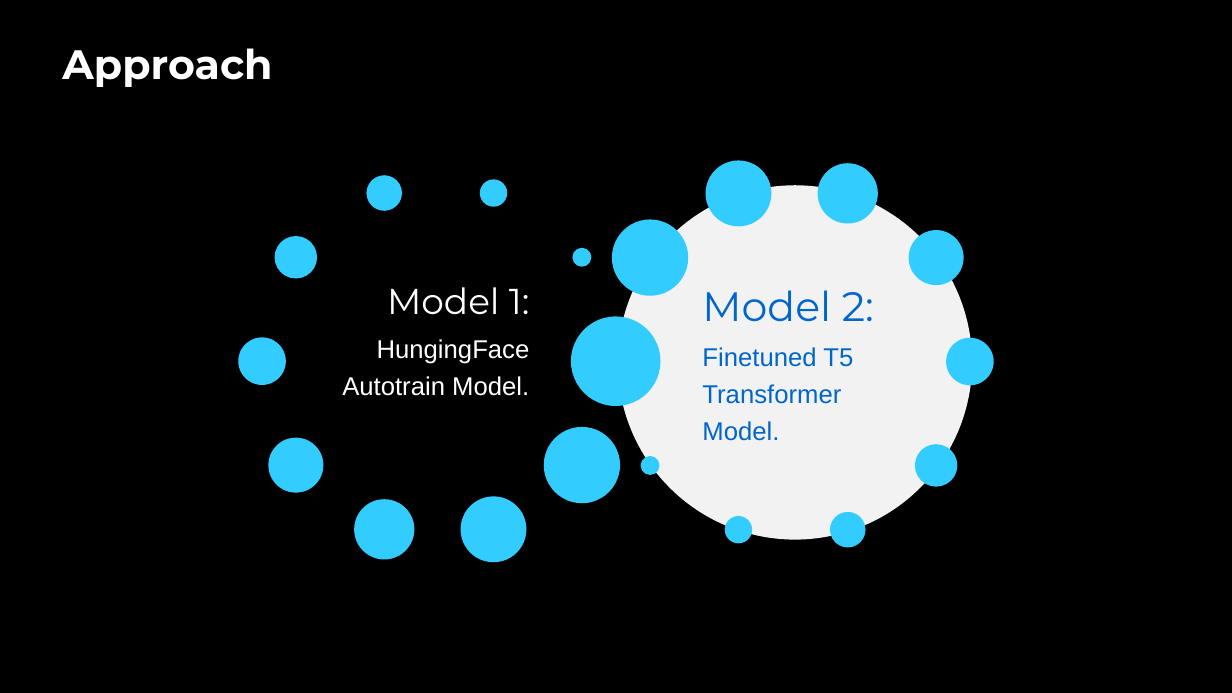
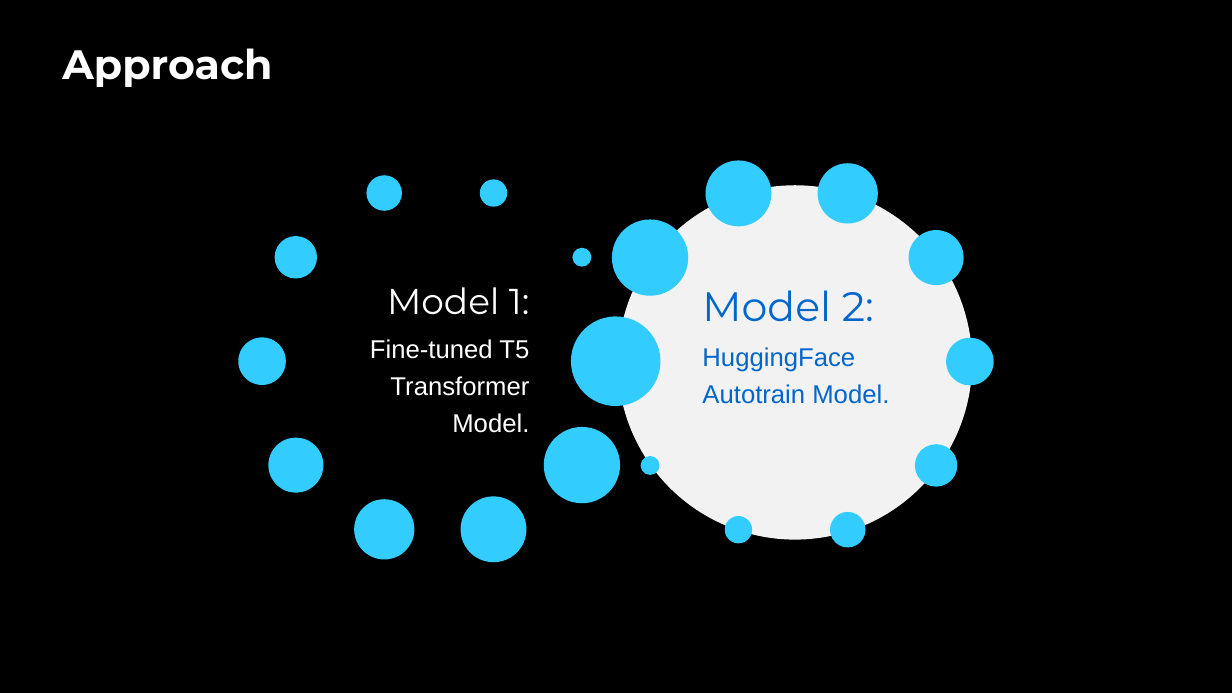
Before and after one commit to victorlifan/sone_title_generation, a slide deck: slide 4 of text_generate.pptx. Drawn at 1232x693 pixels with LibreOffice and Linux fonts; fonts in the diff are those of the drawing; background and template pictures are left out. Boxes give left, top, right and bottom in pixels: in the first picture for what was removed or moved away, otherwise in the second. Text is boxed around its words. In the diff, an @@ line names an element or a change of style, - is before the commit and + after.

```diff
--- a/text_generate.pptx
+++ b/text_generate.pptx
@@ text at <box>370,339,529,433</box>: text changed @@
-HungingFace Autotrain Model.
+Fine-tuned T5 Transformer Model.
@@ text at <box>702,347,889,404</box>: text changed @@
-Finetuned T5 Transformer Model.
+HuggingFace Autotrain Model.
```
Also in this commit, not shown: 6 other slides changed, 1 slide added, 55 slides removed.
